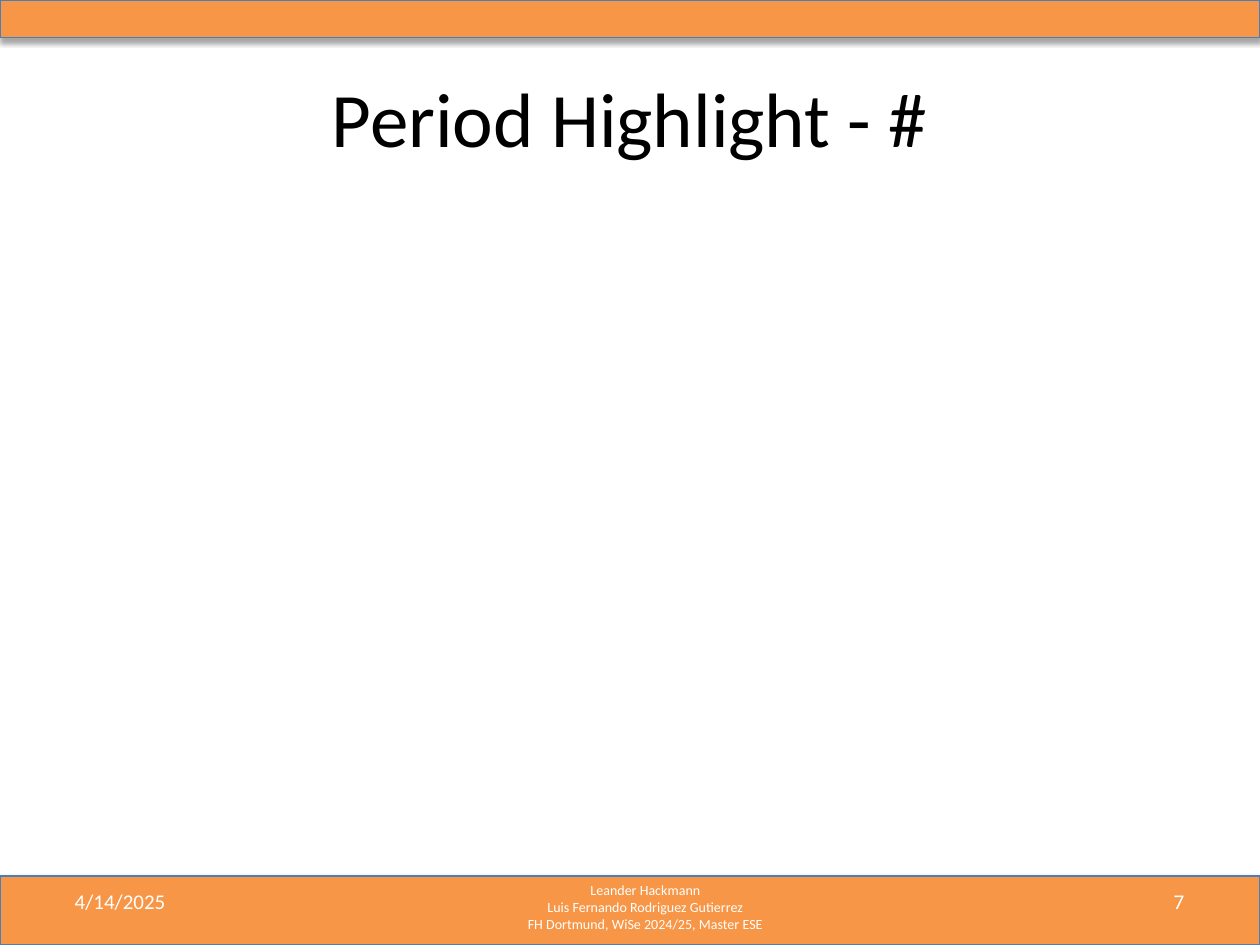
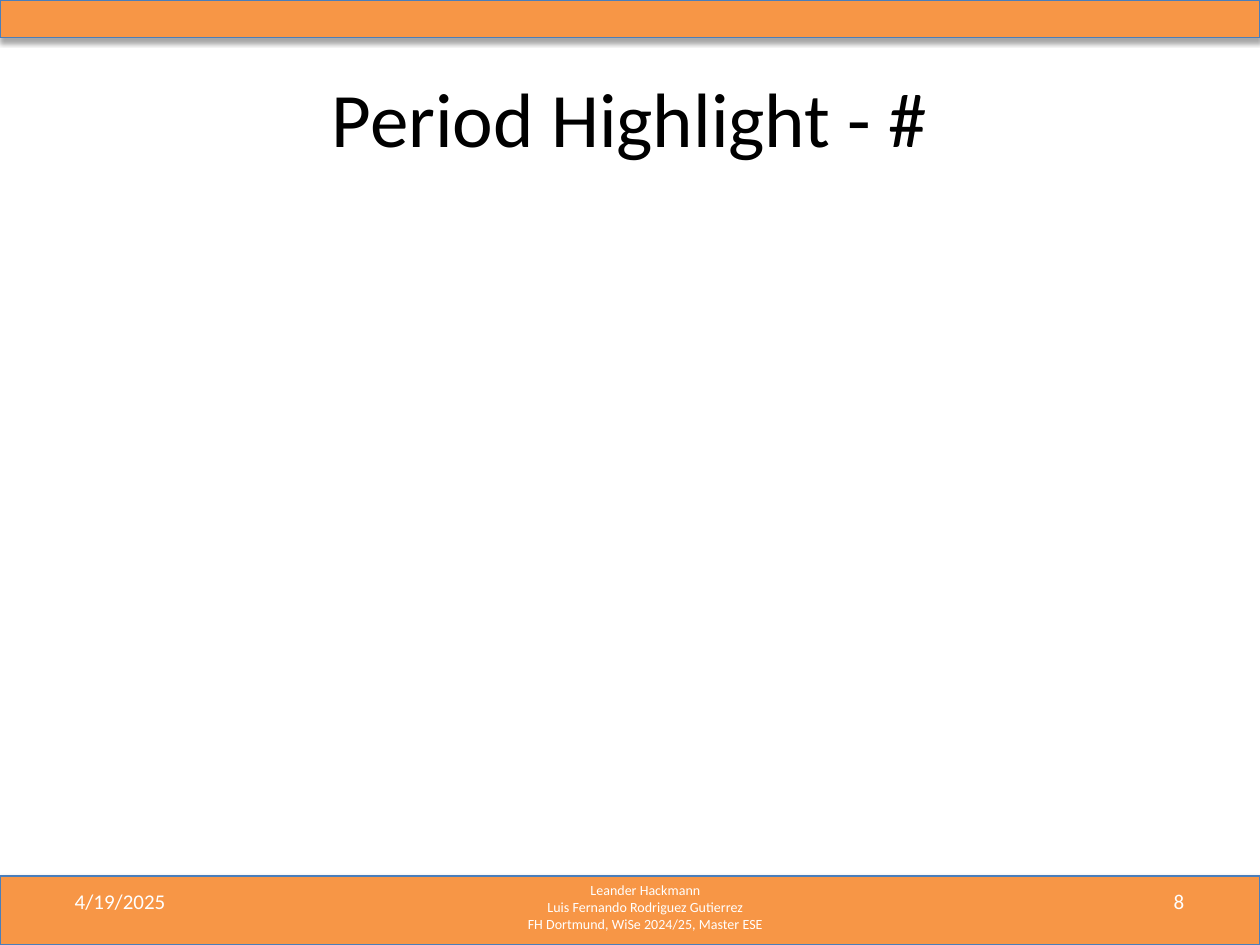
Before and after one commit to LF-RoGu/ResearchProject, a slide deck: slide 8 of 06_PresentationUpdates/mmWave_Radar_Presentation.pptx (slide 7 before the commit). Drawn at 1260x945 pixels with LibreOffice and Linux fonts; fonts in the diff are those of the drawing. Boxes give left, top, right and bottom in pixels: in the first picture for what was removed or moved away, otherwise in the second. Text is boxed around its words. In the diff, an @@ line names an element or a change of style, - is before the commit and + after.

```diff
--- a/06_PresentationUpdates/mmWave_Radar_Presentation.pptx
+++ b/06_PresentationUpdates/mmWave_Radar_Presentation.pptx
@@ text at <box>75,894,166,910</box>: text changed @@
-4/14/2025
+4/19/2025
@@ page number at <box>1174,894,1185,909</box>: text changed @@
-7
+8
```
Also in this commit, not shown: 6 other slides changed, 1 slide added, 4 other files.
